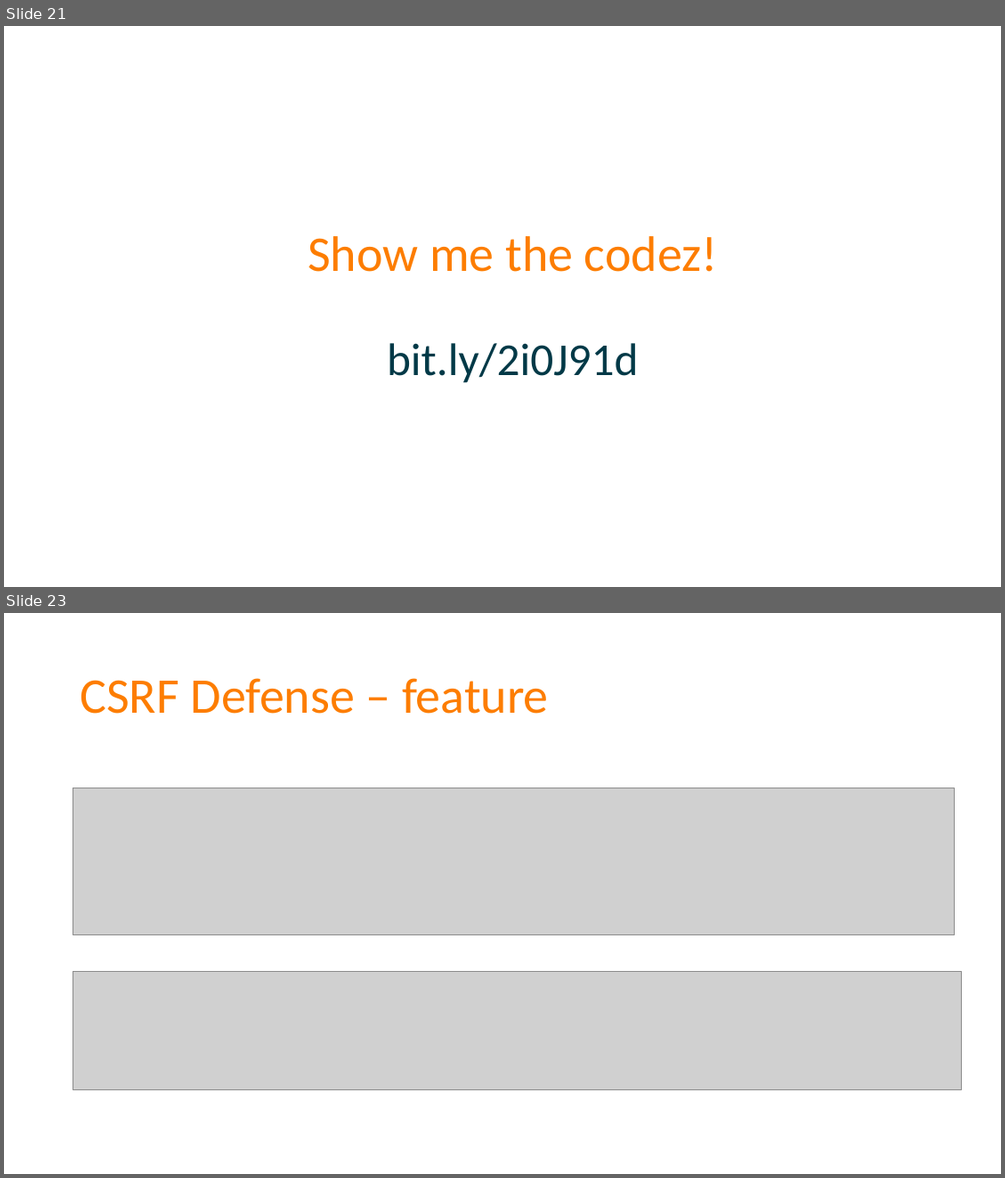
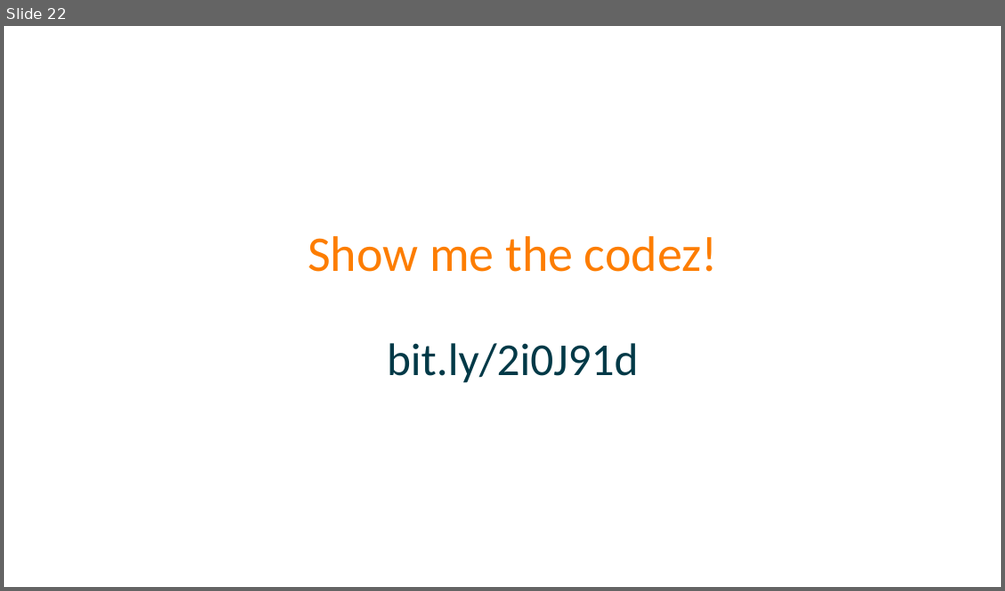
Before and after one commit to spetryjohnson/Talk---Dont-Write-Secure-Code-Design-Secure-Systems, a slide deck: Secure Systems - CodeMash 2017.pptx. Shown one above the other, each under a label of ours: slides 21 and 23 before the commit, slide 22 after it; the slides between them are not shown. The pictures are 1005x1178 and 1005x591 pixels, drawn with LibreOffice and Linux fonts; fonts in the diff are those of the drawing; grey boxes stand for pictures. Boxes give left, top, right and bottom in pixels: in the first picture for what was removed or moved away, otherwise in the second. Text is boxed around its words. In the diff, an @@ line names an element or a change of style, - is before the commit and + after.

```diff
--- a/Secure Systems - CodeMash 2017.pptx
+++ b/Secure Systems - CodeMash 2017.pptx
@@ slide 23 removed at (4, 613, 1001, 1174), background #FFFFFF @@
@@ title removed at (80, 678, 548, 714) @@
-CSRF Defense – feature
@@ picture removed at (73, 788, 955, 935) @@
@@ picture removed at (73, 972, 962, 1089) @@
@@ what was slide 21 is now slide 22 @@
```
Also in this commit, not shown: 9 slides changed, 8 slides added, 3 other slides removed, 1 other file.
